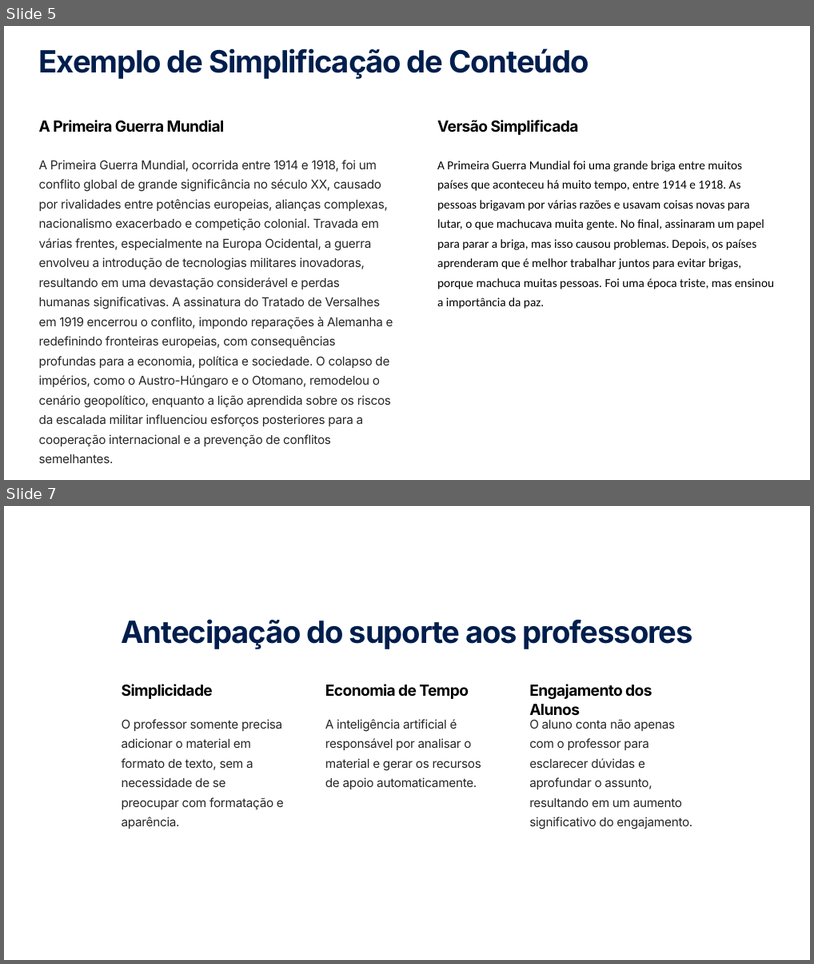
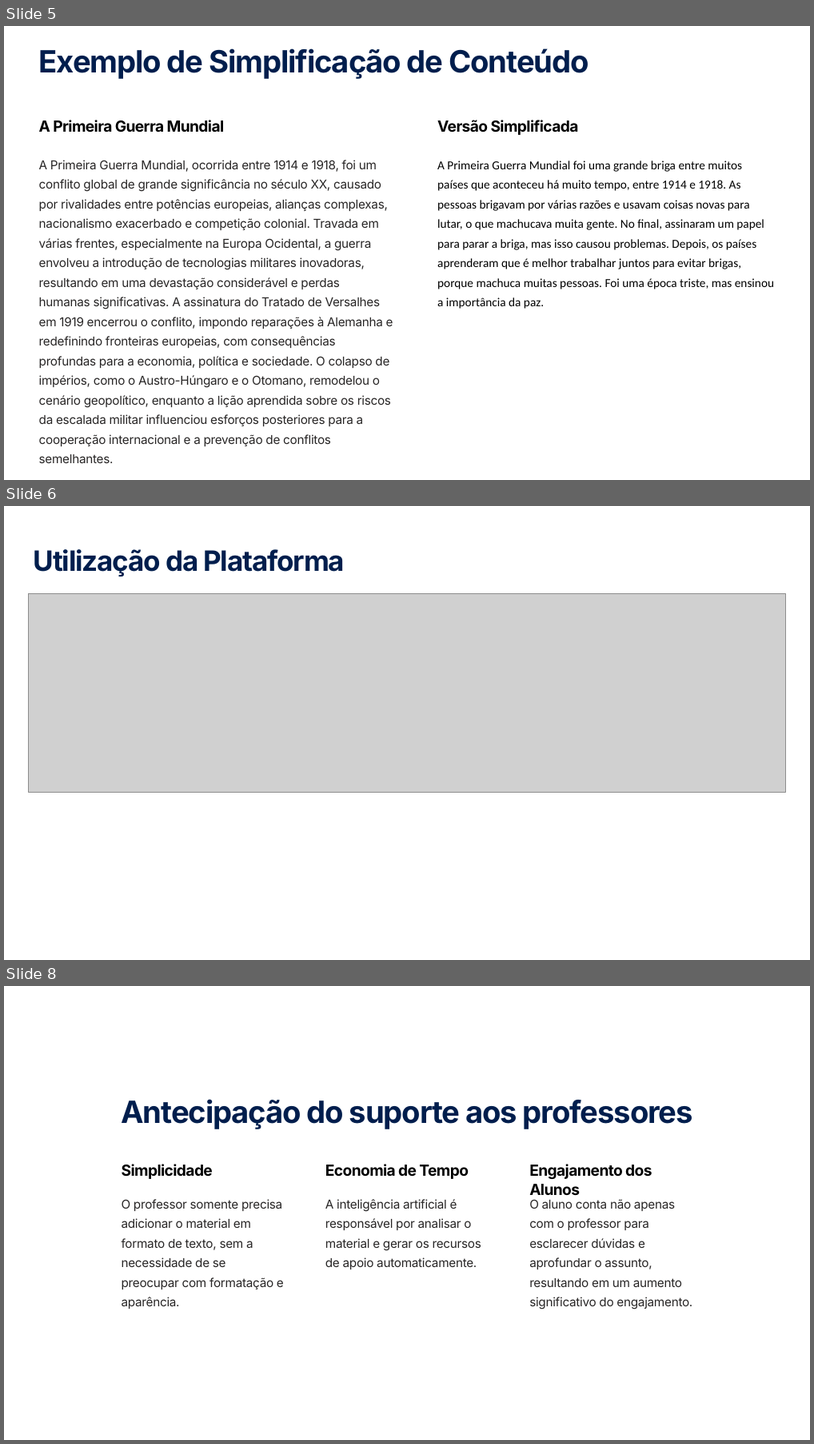
Before and after one commit to dev-cruz/edu-genius, a slide deck: docs/EduGenius_presenting.pptx. Shown one above the other, each under a label of ours: slides 5 and 7 before the commit, slides 5, 6 and 8 after it; the slides between them are not shown. The pictures are 814x964 and 814x1444 pixels, drawn with LibreOffice and Linux fonts; fonts in the diff are those of the drawing; grey boxes stand for pictures. Boxes give left, top, right and bottom in pixels: in the first picture for what was removed or moved away, otherwise in the second. Text is boxed around its words. In the diff, an @@ line names an element or a change of style, - is before the commit and + after.

```diff
--- a/docs/EduGenius_presenting.pptx
+++ b/docs/EduGenius_presenting.pptx
@@ slide 6 added at [4, 506, 810, 960], background #FFFFFF @@
@@ text added at [34, 549, 345, 576], 40 pt, text #001E4D, bold @@
+Utilização da Plataforma
@@ picture added at [29, 593, 786, 792] @@
@@ what was slide 7 is now slide 8 @@
```
Also in this commit, not shown: 1 other slide added, 1 slide removed.
